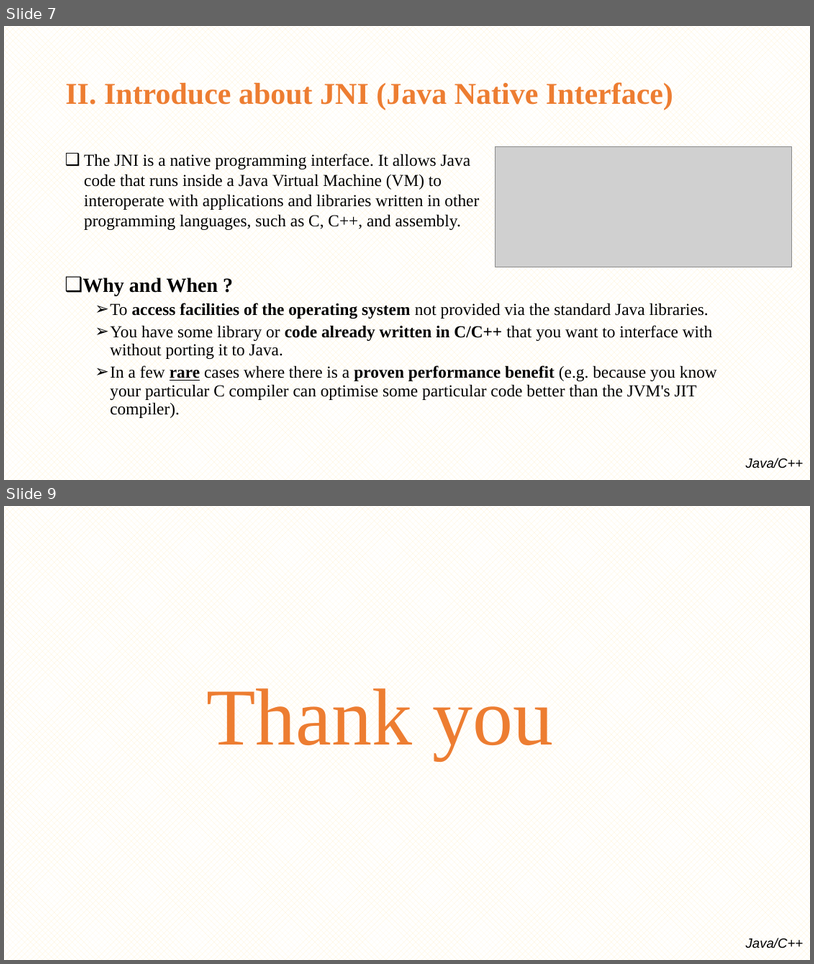
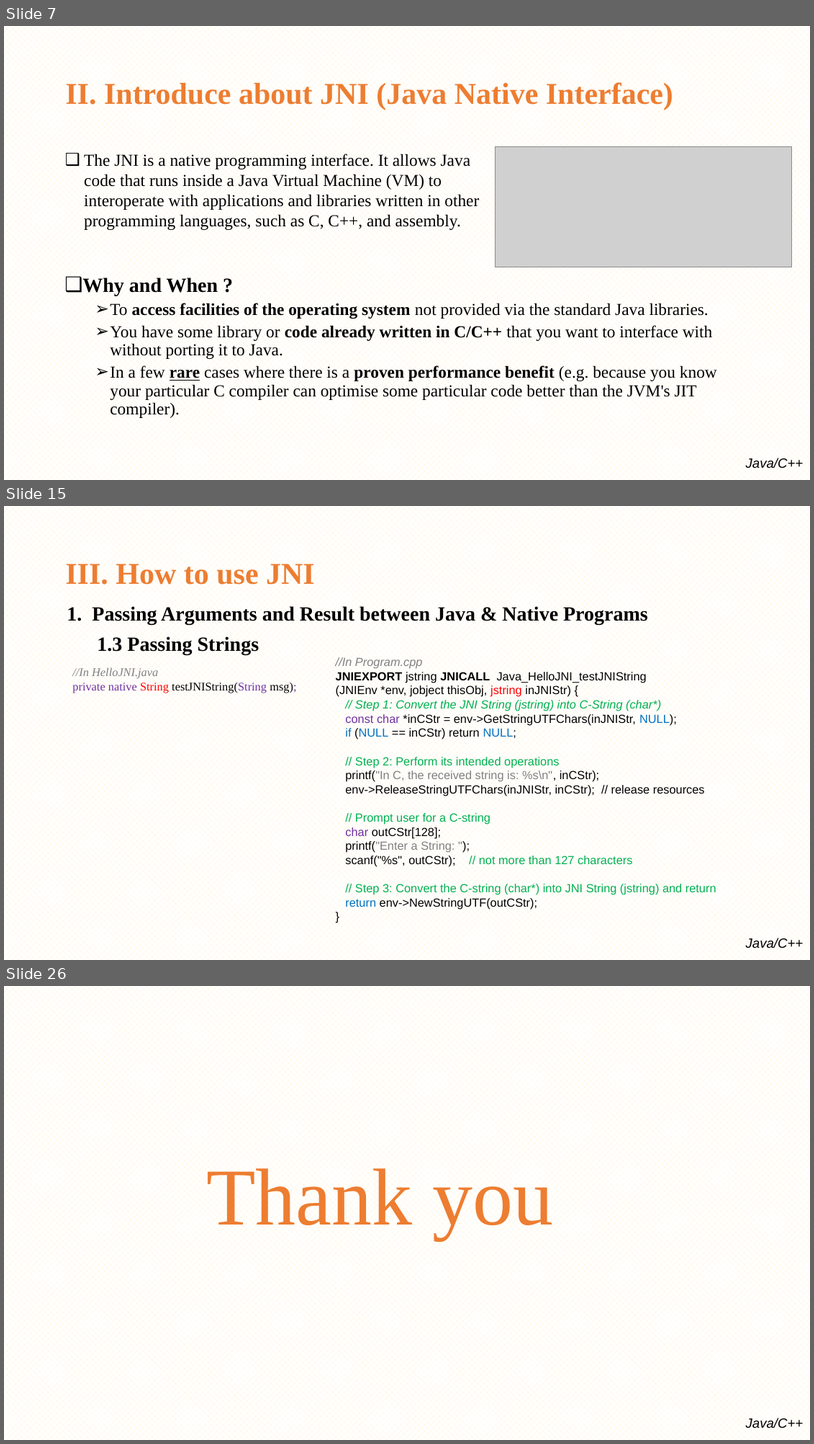
Before and after one commit to minhthedt/hello-world, a slide deck: Training/Java native interface(JNI).pptx. Shown one above the other, each under a label of ours: slides 7 and 9 before the commit, slides 7, 15 and 26 after it; the slides between them are not shown. The pictures are 814x964 and 814x1444 pixels, drawn with LibreOffice and Linux fonts; fonts in the diff are those of the drawing; grey boxes stand for pictures; background and template pictures are left out. Boxes give left, top, right and bottom in pixels: in the first picture for what was removed or moved away, otherwise in the second. Text is boxed around its words. In the diff, an @@ line names an element or a change of style, - is before the commit and + after.

```diff
--- a/Training/Java native interface(JNI).pptx
+++ b/Training/Java native interface(JNI).pptx
@@ slide 15 added at (x1=4, y1=506, x2=810, y2=960), background pattern #FFF2CC on #FFFFFF; not listed: 1 template element that a slide beside it also shows @@
@@ title added at (x1=65, y1=564, x2=315, y2=584), 36 pt, text #ED7D31, bold @@
+III. How to use JNI
@@ text added at (x1=67, y1=606, x2=648, y2=655), 24 pt, text #000000, bold @@
+1. Passing Arguments and Result between Java & Native Programs
+1.3 Passing Strings
@@ text added at (x1=72, y1=667, x2=296, y2=693), 14 pt, text #7030A0 @@
+//In HelloJNI.java
+private native String testJNIString(String msg);
@@ text added at (x1=336, y1=657, x2=717, y2=908), 14 pt, text #000000 @@
+//In Program.cpp
+JNIEXPORT jstring JNICALL Java_HelloJNI_testJNIString
+(JNIEnv *env, jobject thisObj, jstring inJNIStr) {
+// Step 1: Convert the JNI String (jstring) into C-String (char*)
+const char *inCStr = env->GetStringUTFChars(inJNIStr, NULL);
+if (NULL == inCStr) return NULL;
+// Step 2: Perform its intended operations
+printf("In C, the received string is: %s\n", inCStr);
+env->ReleaseStringUTFChars(inJNIStr, inCStr); // release resources
+// Prompt user for a C-string
+char outCStr[128];
+printf("Enter a String: ");
+scanf("%s", outCStr); // not more than 127 characters
+// Step 3: Convert the C-string (char*) into JNI String (jstring) and return
+return env->NewStringUTF(outCStr);
+}
@@ what was slide 9 is now slide 26 @@
```
Also in this commit, not shown: 1 slide changed, 16 other slides added.
